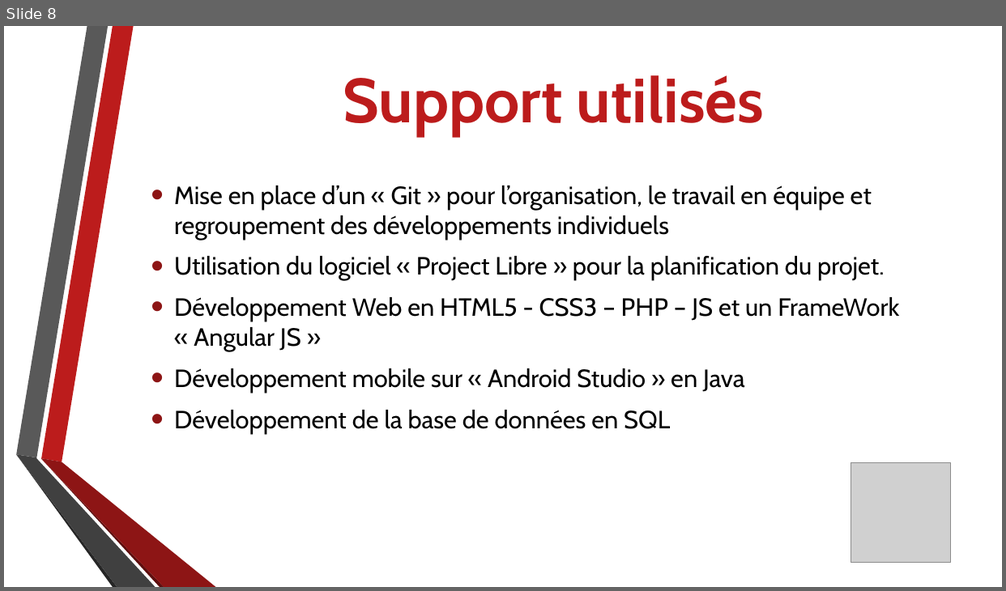
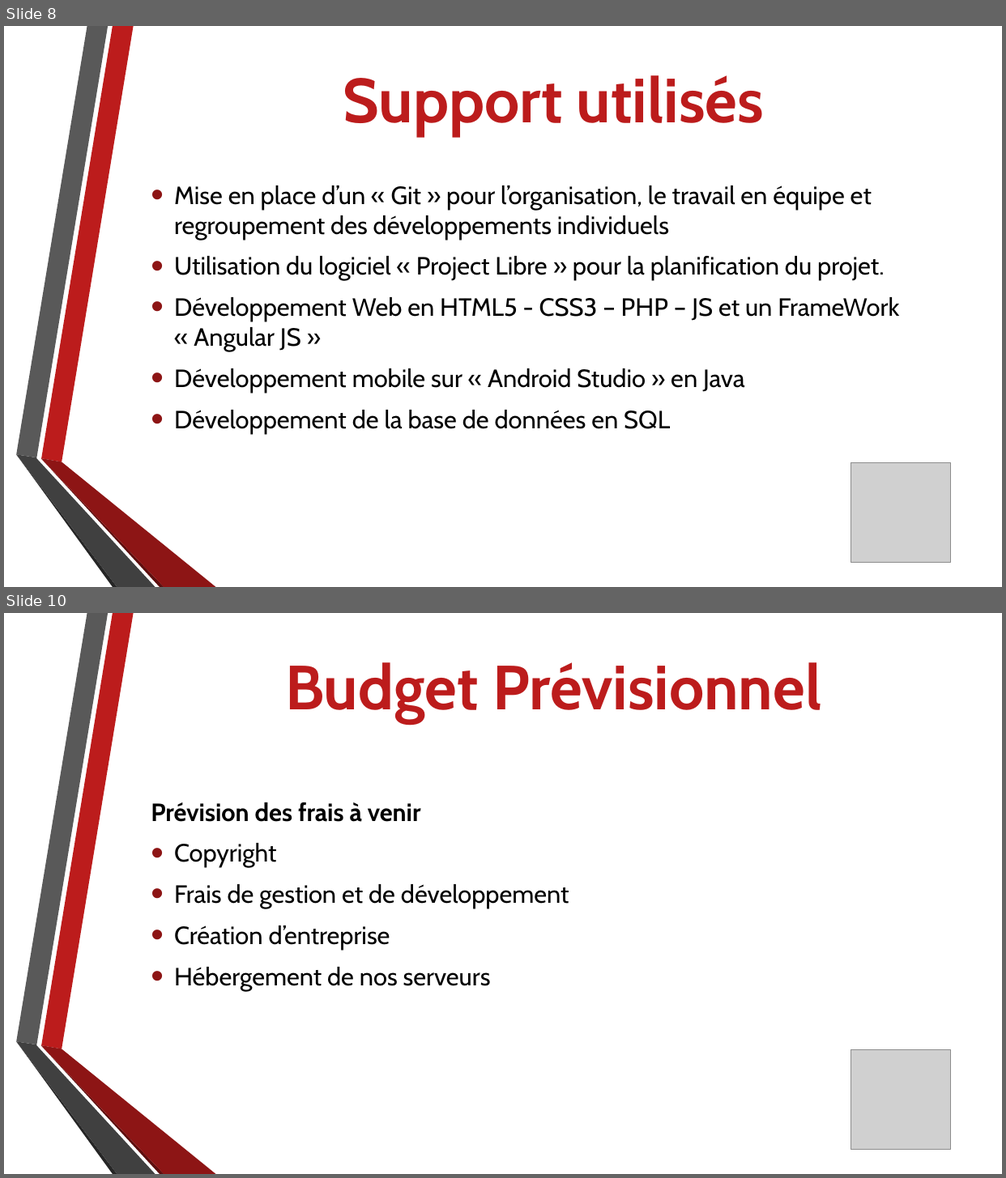
Before and after one commit to AxelFougues/PocketGlobe-Website, a slide deck: Diapo Presentation MiProjet.pptx. Shown one above the other, each under a label of ours: slide 8 before the commit, slides 8 and 10 after it; the slides between them are not shown. The pictures are 1006x591 and 1006x1178 pixels, drawn with LibreOffice and Linux fonts; fonts in the diff are those of the drawing; grey boxes stand for pictures; background and template pictures are left out. Boxes give left, top, right and bottom in pixels: in the first picture for what was removed or moved away, otherwise in the second. Text is boxed around its words. In the diff, an @@ line names an element or a change of style, - is before the commit and + after.

```diff
--- a/Diapo Presentation MiProjet.pptx
+++ b/Diapo Presentation MiProjet.pptx
@@ slide 10 added at (4,613,1002,1174), background picture (left out); not listed: 6 template elements that a slide beside it also shows @@
@@ title added at (285,662,821,723), 60 pt, text #BC1C1C, bold @@
+Budget Prévisionnel
@@ text added at (151,803,569,991), 24 pt, text #000000 @@
+Prévision des frais à venir
+• Copyright
+• Frais de gestion et de développement
+• Création d’entreprise
+• Hébergement de nos serveurs
@@ picture added at (850,1050,950,1150) @@
```
Also in this commit, not shown: 3 other slides added, 1 other file.
